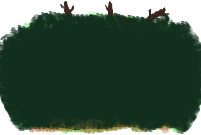
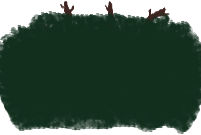
Revision of a layered 201px x 135px image; what changed, layer by layer:
pixels changed over [left=0, top=11, right=201, bottom=135] (layer not identified)
